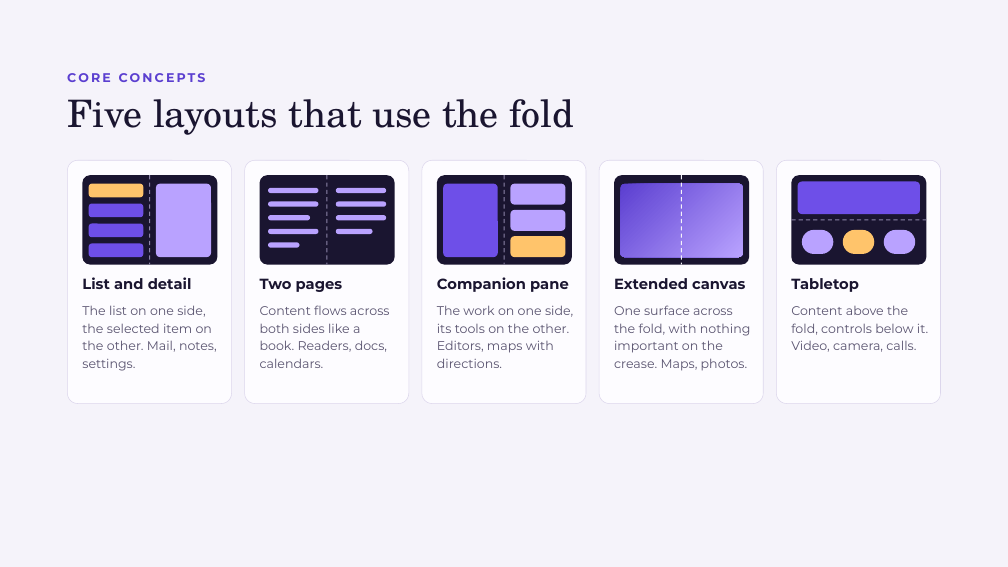
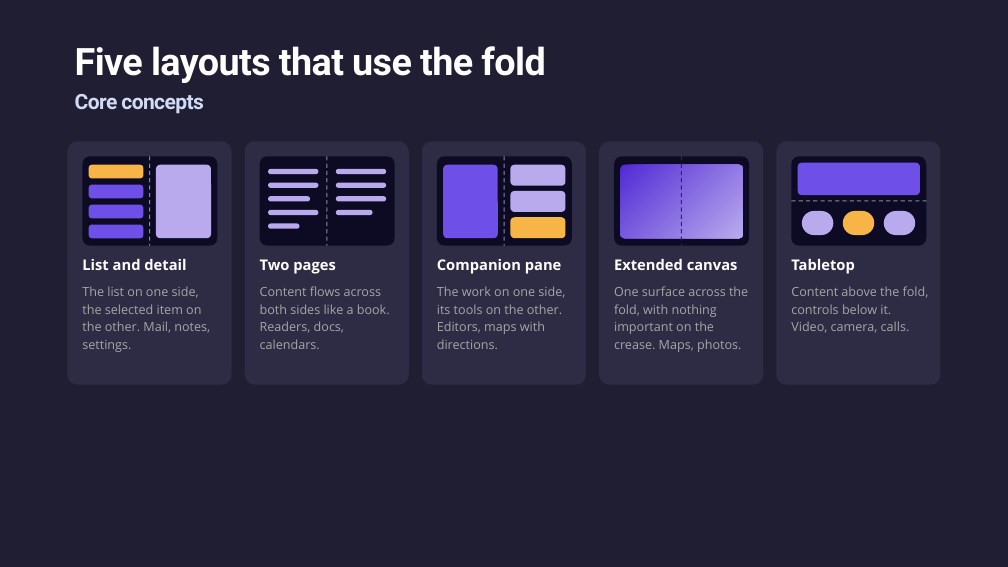
Before and after one commit to jsuarezruiz/dotnetconf2026-avalonia-foldables, a slide deck: slide 10 of Unfold Your UI Foldable Apps with .NET and Avalonia.pptx (slide 9 before the commit). Drawn at 1008x567 pixels with LibreOffice and Linux fonts; fonts in the diff are those of the drawing; background and template pictures are left out. Boxes give left, top, right and bottom in pixels: in the first picture for what was removed or moved away, otherwise in the second. Text is boxed around its words. In the diff, an @@ line names an element or a change of style, - is before the commit and + after.

```diff
--- a/Unfold Your UI Foldable Apps with .NET and Avalonia.pptx
+++ b/Unfold Your UI Foldable Apps with .NET and Avalonia.pptx
@@ background #F5F3FA to #1F1E32 @@
@@ title "Five layouts that use the ...": place and size @@
-title "Five layouts that use the ..." at (67, 99, 573, 135)
+title "Five layouts that use the ..." at (75, 46, 545, 83)
@@ title "Five layouts that use the ..." at (75, 46, 545, 83): font TeX Gyre Schola to Roboto, text colour #1A1530 to #FEFFFE, letter spacing 0 to -0.6 pt, bold on; line spacing 39.6pt to 34pt @@
@@ text at (75, 94, 203, 114): text changed; size 12 to 20 pt; font Montserrat to Roboto; text colour #5B3FD0 to gradient #D2DBF5 to #8A95B6 @@
-CORE CONCEPTS
+Core concepts
@@ fill #FDFCFF to #B9AAEE at 10% opacity; outline #DCD6EC 0.5 pt to none in 5 elements at (67, 141, 231, 385), (245, 141, 409, 385), (422, 141, 586, 385), (600, 141, 764, 385), (777, 141, 941, 385) @@
@@ rounded rectangle at (88, 165, 143, 178): fill #FFC46B to #F7B548 @@
@@ rounded rectangle: place and size @@
-rounded rectangle at (268, 229, 319, 234)
+rounded rectangle at (268, 169, 319, 174)
@@ fill #B9A2FF to #B9AAEE in 13 elements at (268, 183, 319, 188), (336, 183, 386, 188), (336, 197, 386, 202), (510, 191, 566, 212), (268, 210, 319, 216), (156, 165, 211, 238), (268, 197, 311, 202), (268, 224, 300, 229), (336, 210, 373, 216), (802, 211, 834, 235), (884, 211, 916, 235), (336, 169, 386, 174), (268, 169, 319, 174) @@
@@ rounded rectangle: place and size @@
-rounded rectangle at (336, 216, 386, 221)
+rounded rectangle at (336, 169, 386, 174)
@@ rounded rectangle: place and size @@
-rounded rectangle at (510, 236, 566, 257)
+rounded rectangle at (510, 165, 566, 186)
@@ rounded rectangle at (510, 165, 566, 186): fill #FFC46B to #B9AAEE @@
@@ rounded rectangle at (621, 165, 743, 238): fill gradient #5B3FD0 to #B9A2FF to gradient #512BD4 to #B9AAEE @@
@@ line (681, 157) - (681, 246): stroke #F5F3FA 1 pt dashed to #2E2C45 1 pt dashed @@
@@ fill #1A1530 to #0D0B24 in 5 elements at (82, 157, 217, 246), (259, 157, 394, 246), (437, 157, 572, 246), (614, 157, 749, 246), (792, 157, 926, 246) @@
@@ rounded rectangle: place and size @@
-rounded rectangle at (88, 243, 143, 257)
+rounded rectangle at (88, 185, 143, 198)
@@ 3 rounded rectangles: place and size @@
-3 rounded rectangles at (268, 188, 386, 207)
+3 rounded rectangles at (268, 183, 386, 202)
@@ rounded rectangle: place and size @@
-rounded rectangle at (510, 184, 566, 205)
+rounded rectangle at (510, 191, 566, 212)
@@ rounded rectangle: place and size @@
-rounded rectangle at (268, 202, 319, 207)
+rounded rectangle at (268, 210, 319, 216)
@@ rounded rectangle: place and size @@
-rounded rectangle at (510, 210, 566, 231)
+rounded rectangle at (510, 217, 566, 238)
@@ rounded rectangle at (510, 217, 566, 238): fill #B9A2FF to #F7B548 @@
@@ rounded rectangle at (843, 211, 875, 235): fill #FFC46B to #F7B548 @@
@@ 21 rounded rectangles, 10 texts, 5 lines: place and size @@
-21 rounded rectangles, 10 texts, 5 lines at (67, 160, 941, 404)
+21 rounded rectangles, 10 texts, 5 lines at (67, 141, 941, 385)
@@ font Montserrat to Open Sans, text colour #1A1530 to #FFFFFF in 5 elements at (82, 259, 186, 270), (260, 259, 336, 274), (437, 259, 562, 274), (614, 259, 738, 270), (791, 259, 855, 274) @@
@@ font Montserrat to Open Sans, text colour #5A5470 to #A5A6A6 in 5 elements at (82, 286, 210, 352), (260, 286, 390, 349), (437, 286, 565, 349), (614, 286, 748, 352), (791, 286, 929, 332) @@
```
Also in this commit, not shown: 26 other slides changed, 2 slides added, 1 slide removed, 1 other file.
